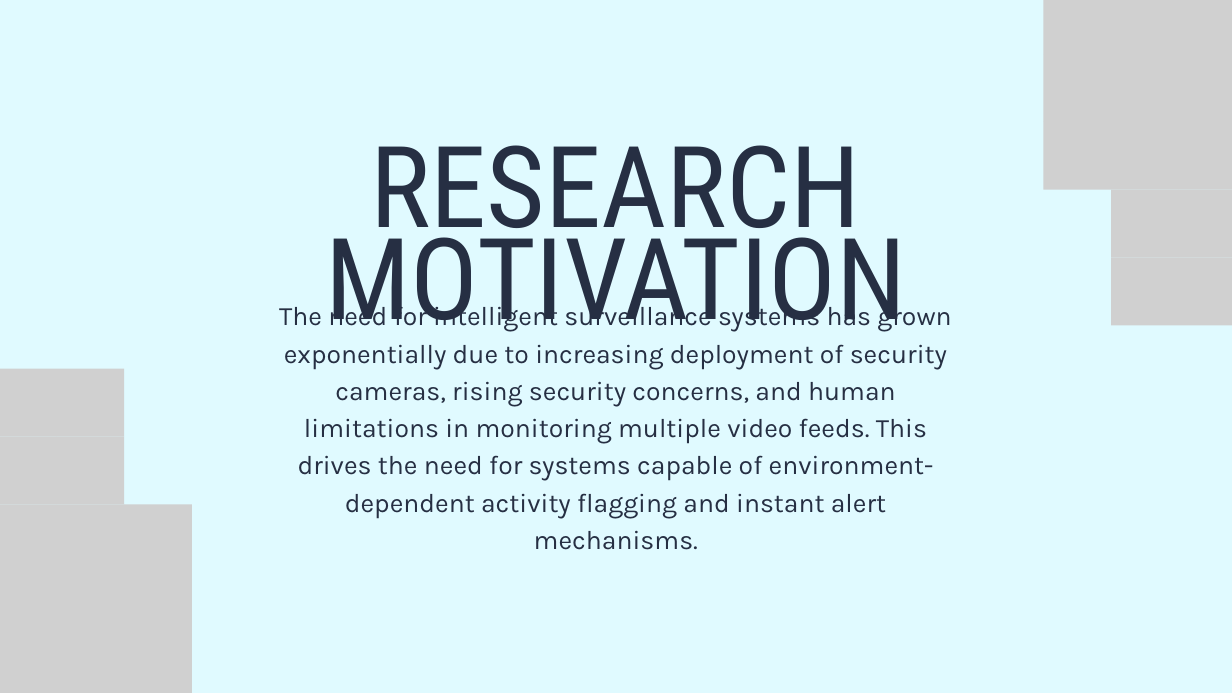
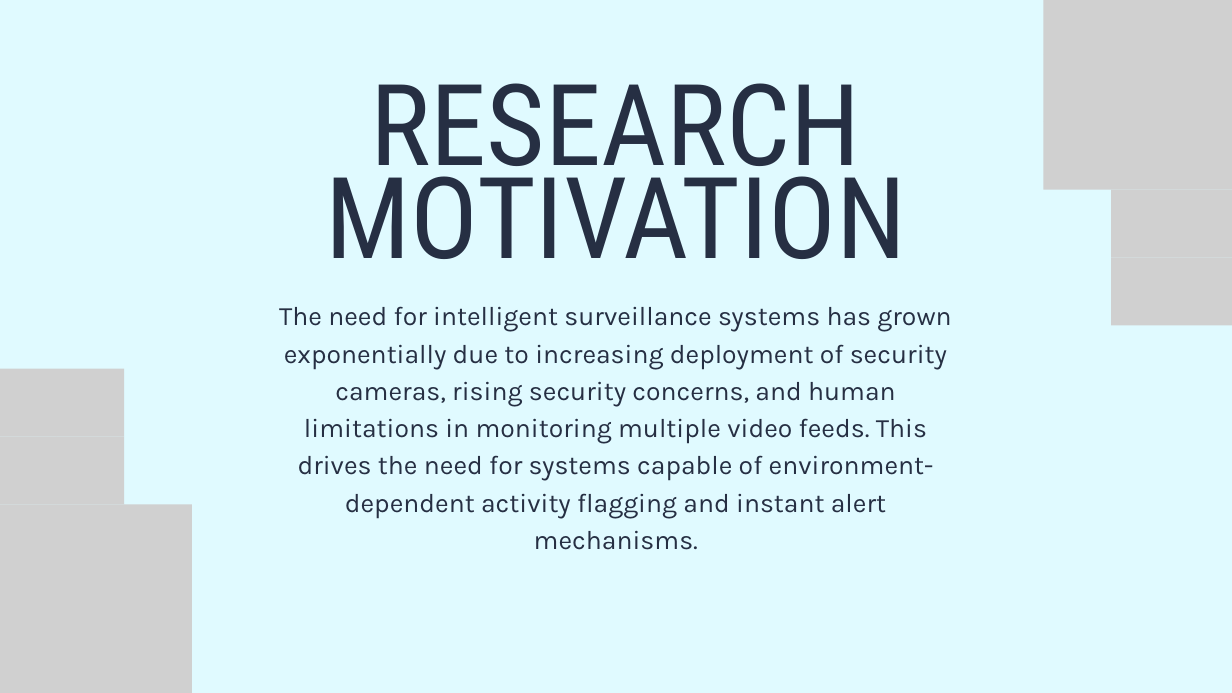
Before and after one commit to rishabhkp28/PCSE25-49, a slide deck: slide 6 of Final Presentation.pptx. Drawn at 1232x693 pixels with LibreOffice and Linux fonts; fonts in the diff are those of the drawing; grey boxes stand for pictures. Boxes give left, top, right and bottom in pixels: in the first picture for what was removed or moved away, otherwise in the second. Text is boxed around its words. In the diff, an @@ line names an element or a change of style, - is before the commit and + after.

```diff
--- a/Final Presentation.pptx
+++ b/Final Presentation.pptx
@@ text "RESEARCH MOTIVATION" rewrapped from bbox=[325, 145, 907, 346] to bbox=[325, 83, 907, 259] @@
```
Also in this commit, not shown: 4 other slides changed, 1 slide added.
